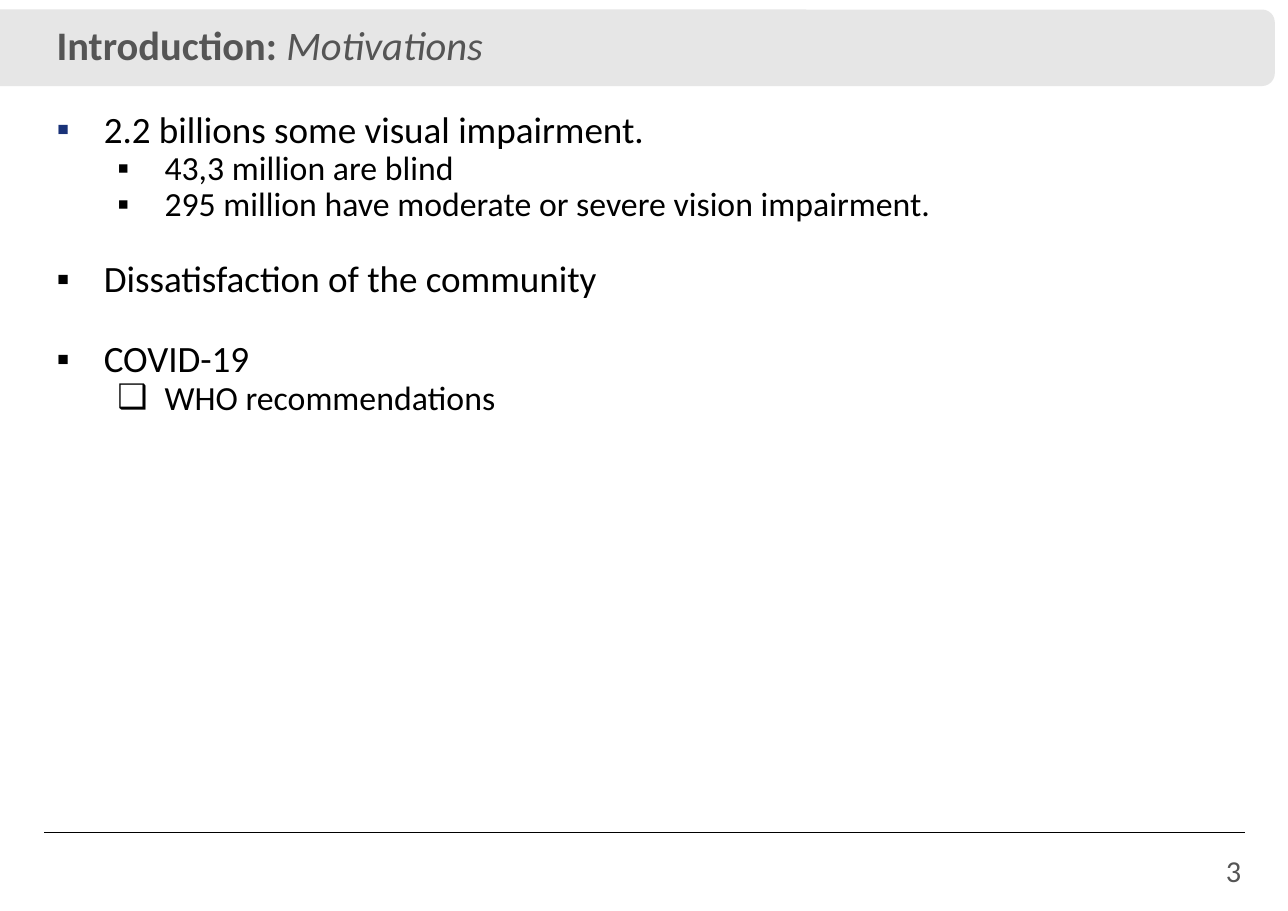
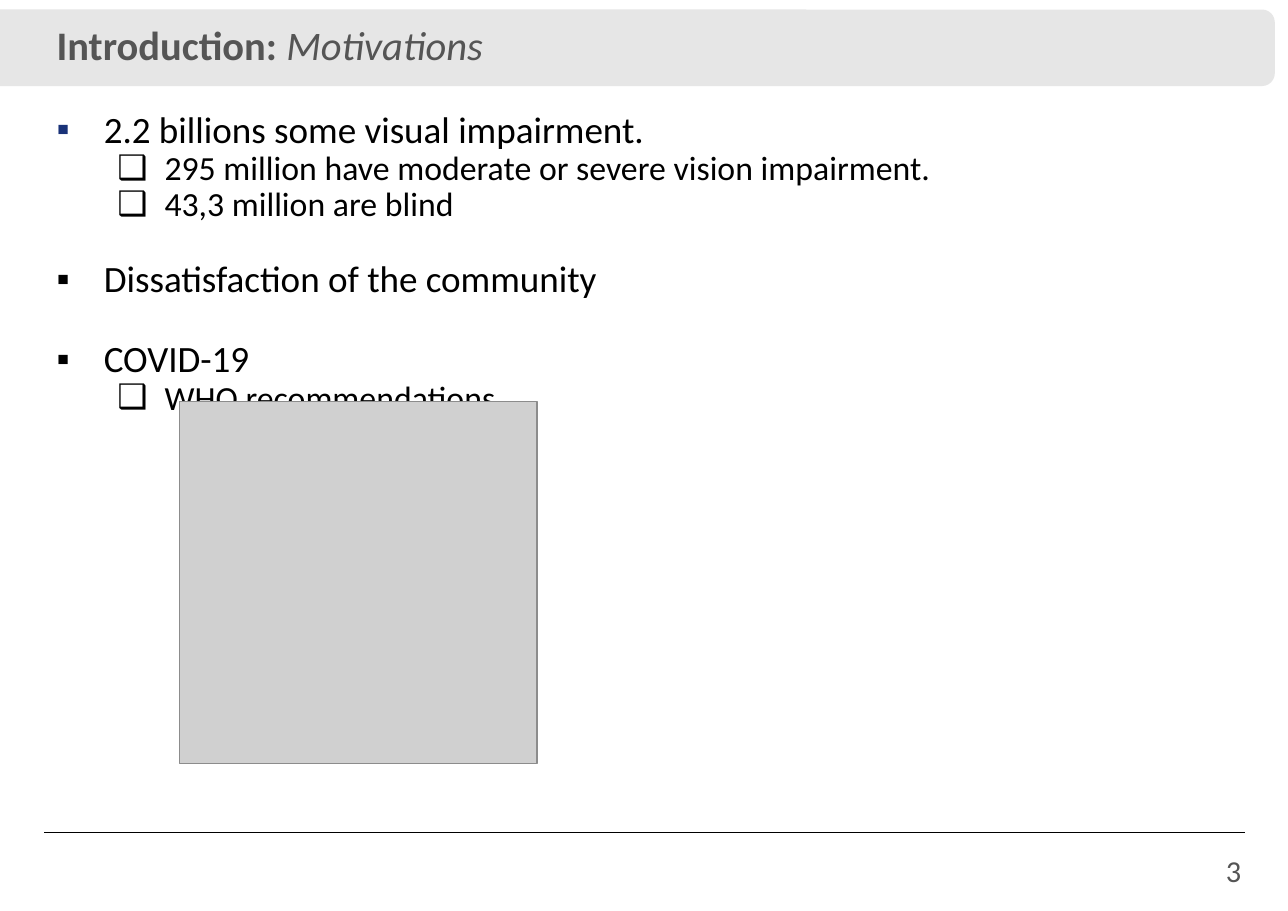
Before and after one commit to IvanRehder/Dissertacao, a slide deck: slide 3 of Apresentação/Apresentação.pptx. Drawn at 1288x911 pixels with LibreOffice and Linux fonts; fonts in the diff are those of the drawing; grey boxes stand for pictures; background and template pictures are left out. Boxes give left, top, right and bottom in pixels: in the first picture for what was removed or moved away, otherwise in the second. Text is boxed around its words. In the diff, an @@ line names an element or a change of style, - is before the commit and + after.

```diff
--- a/Apresentação/Apresentação.pptx
+++ b/Apresentação/Apresentação.pptx
@@ text at (165,156,930,186): paragraph added @@
+  ❑ 295 million have moderate or severe vision impairment.
@@ text at (165,192,930,222): paragraph removed @@
-  ▪ 295 million have moderate or severe vision impairment.
@@ text at (165,192,454,220): bullet ▪ to ❑ @@
@@ picture added at (180,401,537,762) @@
```
Also in this commit, not shown: 1 other slide changed, 13 slides added, 8 other files.
